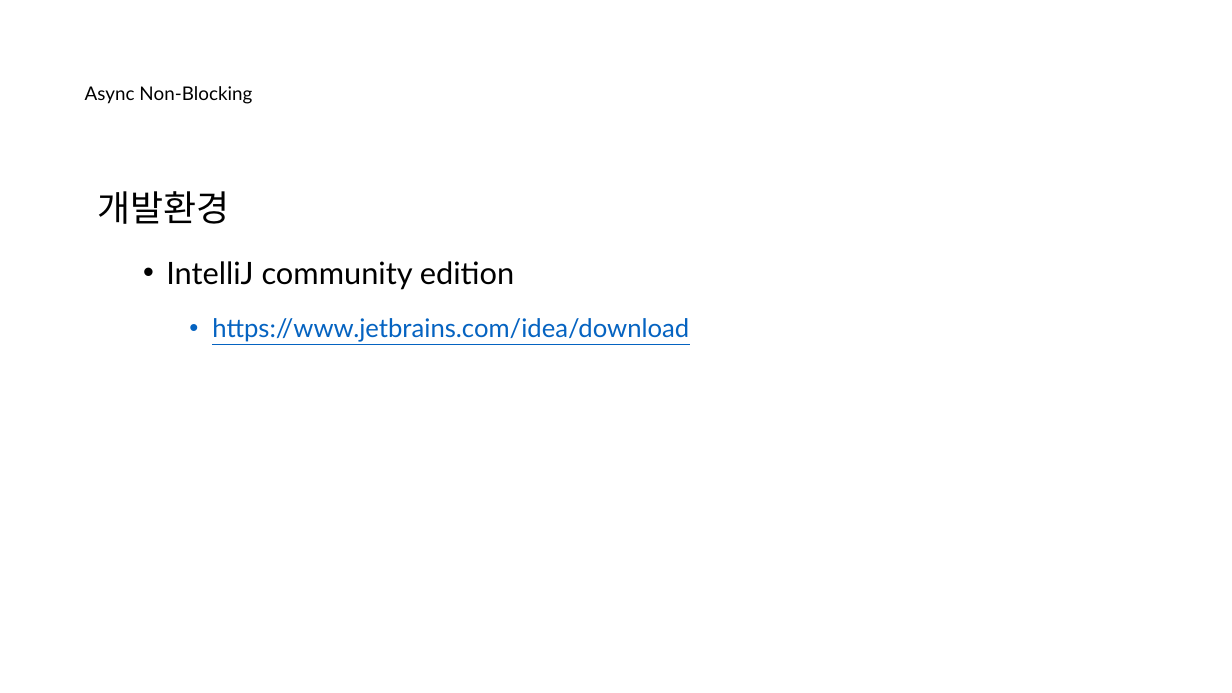
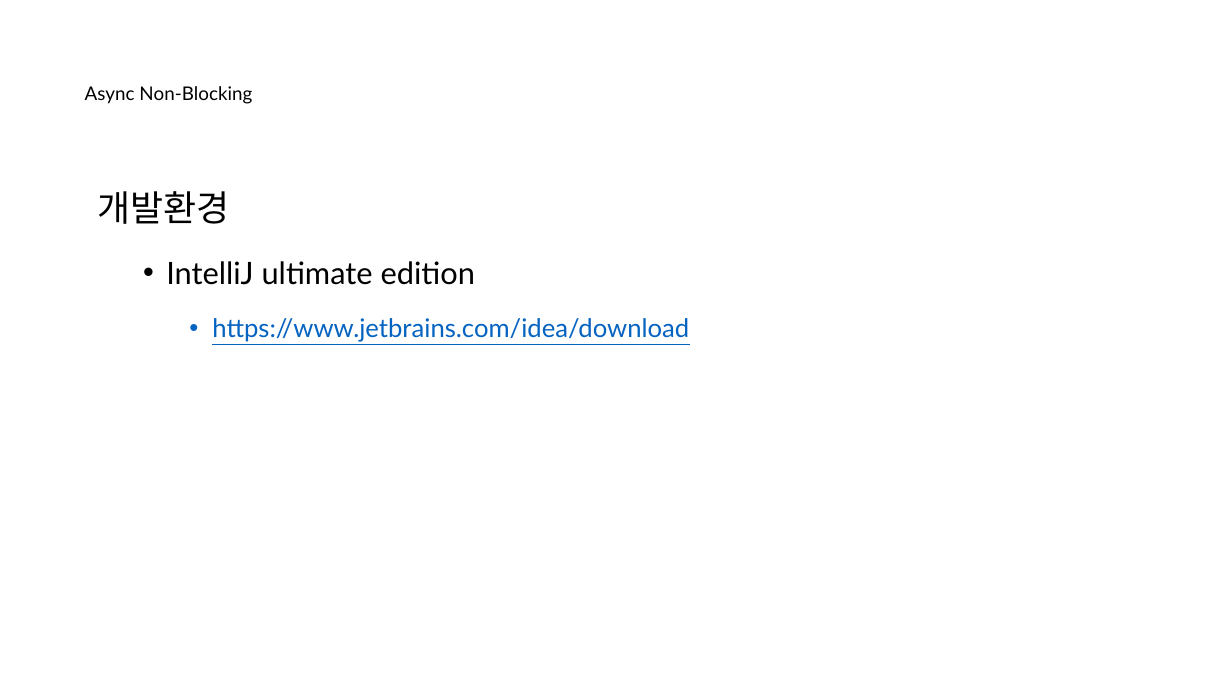
Before and after one commit to nayasis/fastcampus-hyper-webflux, a slide deck: slide 18 of 99.ppt/[Ch4-1. 비동기 서비스 소개] 1-2. 비동기 호출이란 ~ 1-3. Servlet_Reactive.pptx. Drawn at 1232x693 pixels with LibreOffice and Linux fonts; fonts in the diff are those of the drawing; background and template pictures are left out. Boxes give left, top, right and bottom in pixels: in the first picture for what was removed or moved away, otherwise in the second. Text is boxed around its words. In the diff, an @@ line names an element or a change of style, - is before the commit and + after.

```diff
--- a/99.ppt/[Ch4-1. 비동기 서비스 소개] 1-2. 비동기 호출이란 ~ 1-3. Servlet_Reactive.pptx
+++ b/99.ppt/[Ch4-1. 비동기 서비스 소개] 1-2. 비동기 호출이란 ~ 1-3. Servlet_Reactive.pptx
@@ text at (x1=166, y1=261, x2=475, y2=285): text changed @@
-  • IntelliJ community edition
+  • IntelliJ ultimate edition
```
Also in this commit, not shown: 2 other slides changed, 2 other files.
